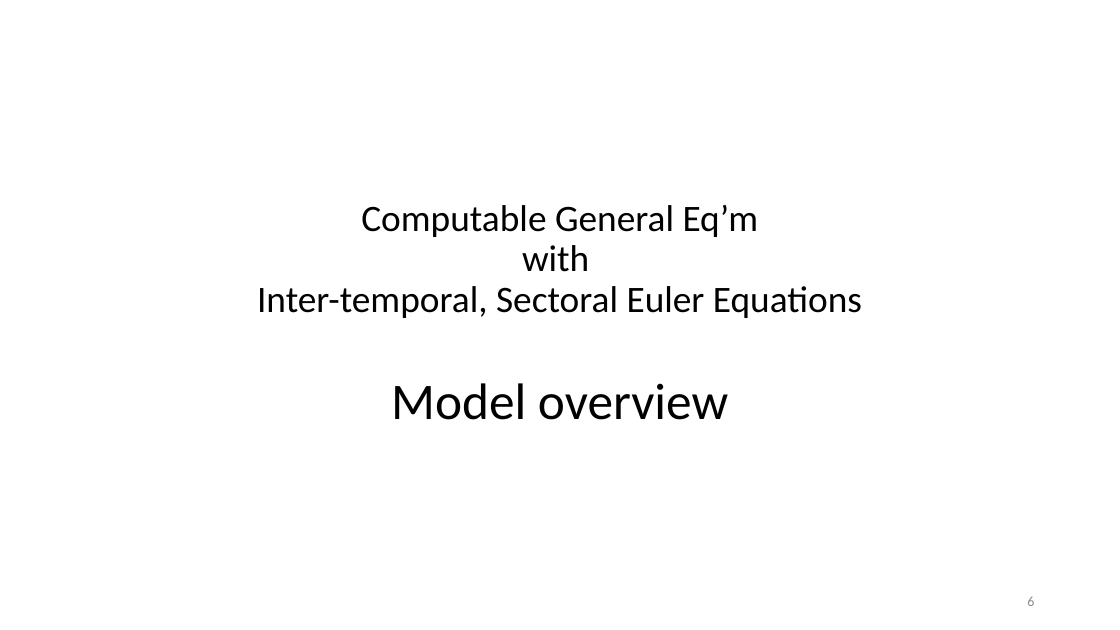
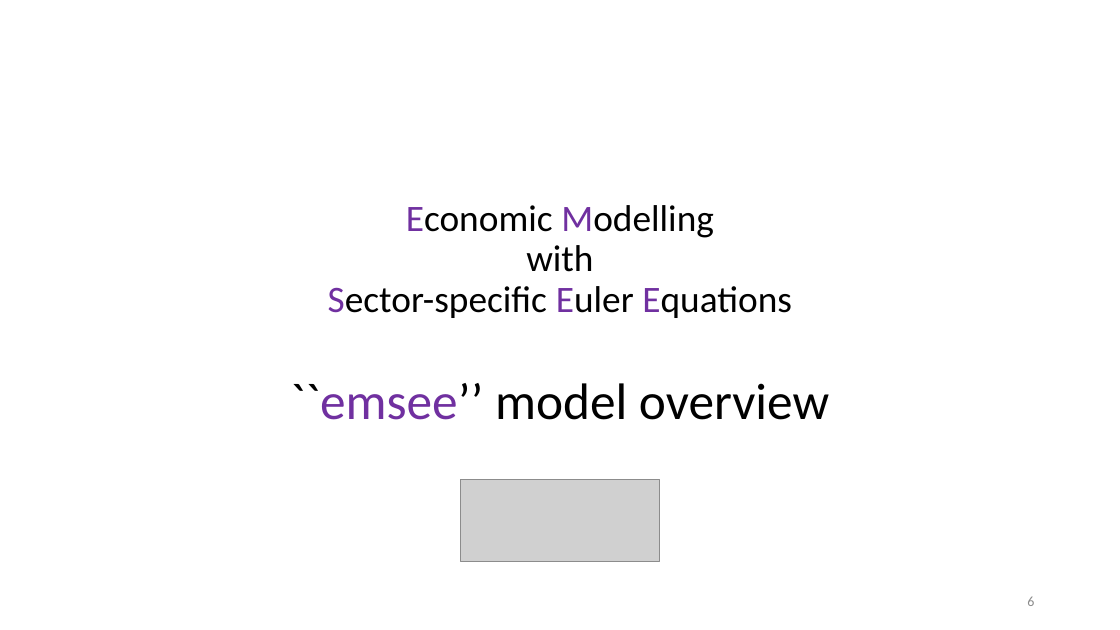
Before and after one commit to patrickocal/gladstone, a slide deck: slide 6 of powerpoint/glad-slides.pptx. Drawn at 1120x630 pixels with LibreOffice and Linux fonts; fonts in the diff are those of the drawing; grey boxes stand for pictures. Boxes give left, top, right and bottom in pixels: in the first picture for what was removed or moved away, otherwise in the second. Text is boxed around its words. In the diff, an @@ line names an element or a change of style, - is before the commit and + after.

```diff
--- a/powerpoint/glad-slides.pptx
+++ b/powerpoint/glad-slides.pptx
@@ title at (290,205,829,420): text changed @@
-Computable General Eq’m
-with
-Inter-temporal, Sectoral Euler Equations
-Model overview
+Economic Modelling
+with
+Sector-specific Euler Equations
+``emsee’’ model overview
@@ picture added at (460,479,660,561) @@
```
Also in this commit, not shown: 13 other slides changed, 2 slides removed, 2 other files.
